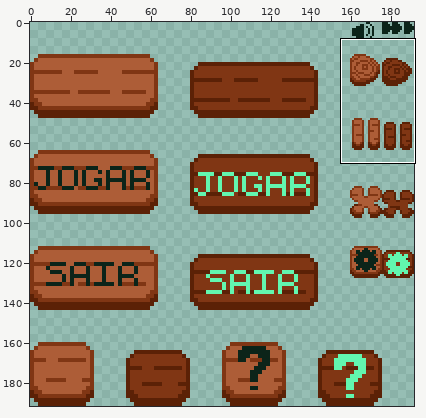
Pixel-art file: Aseprite/UI/Buttons.aseprite. The first picture is a wide view before the edit; the outline marks the close-up.
Close-up. Before the edit:
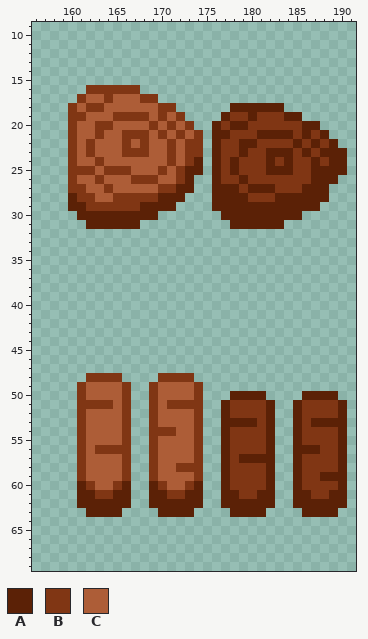
192x192 pixels, 1 frame. Shown: x 156..191, y 9..69. The commit also changed other parts of the picture, which this record leaves out.
Palette (. is transparent): A #5b2106  B #803614  C #ad5d37
Pixels before, first column x 160:
16 ..BBBBBB.......................
17 .BCCBCCCBB.....................
18 BCBBCCCCCCBB......AAAAAA.......
19 BBCCCBBBBCBCB....ABBABBBAA.....
20 BCCBBCCCCBCBCB..ABAABBBBBBAA...
21 BCCBCCBBBCBCBCB.AABBBAAAABABA..
22 BCBCCCBCBCCBCBB.ABBAABBBBABABA.
23 BCBCCCBBBCCBCBB.ABBABBAAABABAAA
24 BCCBCCCCCCCBCBA.ABABBBABABBABAA
25 BBBCBBBCCCBCBAA.ABABBBAAABBAAAA
26 BCCBCCCBBBCCBA..ABBABBBBBBBAAA.
27 BBCCBCCCCCBBAA..AAABAAABBBAAA..
28 ABBCCBBBBBAAA...AAAABBBAAAAAA..
29 AABBBBBBAAAA....AAAAAAAAAAAA...
30 .AAAAAAAAA.......AAAAAAAAA.....
31 ..AAAAAA..........AAAAAA.......
32 ...............................
33 ...............................
34 ...............................
35 ...............................
36 ...............................
37 ...............................
38 ...............................
39 ...............................
40 ...............................
41 ...............................
42 ...............................
43 ...............................
44 ...............................
45 ...............................
46 ...............................
47 ...............................
48 ..BBBB....BBBB.................
49 .BCCCCB..BCCCCB................
50 .BCCCCB..BCCCCB...AAAA....AAAA.
51 .BBBBCB..BCBBBB..ABBBBA..ABBBBA
52 .BCCCCB..BCCCCB..ABBBBA..ABBBBA
53 .BCCCCB..BCCCCB..AAAABA..ABAAAA
54 .BCCCCB..BBBCCB..ABBBBA..ABBBBA
55 .BCCCCB..BCCCCB..ABBBBA..ABBBBA
56 .BCBBBB..BCCCCB..ABBBBA..AAABBA
57 .BCCCCB..BCCCCB..ABAAAA..ABBBBA
58 .BCCCCB..BCCBBB..ABBBBA..ABBBBA
59 .BCCCCB..BCCCCB..ABBBBA..ABBAAA
60 .ABCCBA..ABCCBA..ABBBBA..ABBBBA
61 .AABBAA..AABBAA..AABBAA..AABBAA
62 .AAAAAA..AAAAAA..AAAAAA..AAAAAA
63 ..AAAA....AAAA....AAAA....AAAA.
After:
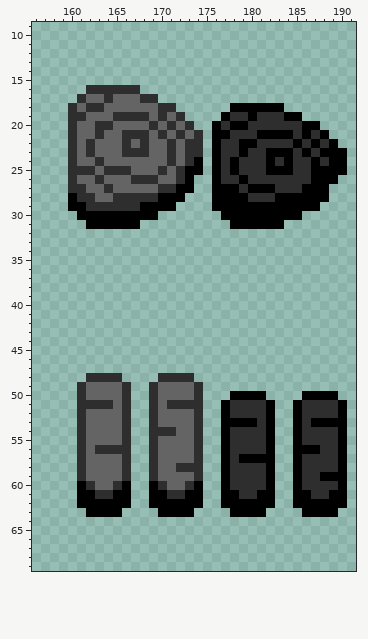
Change:
colour A: #5b2106 -> #000000
colour B: #803614 -> #2e2e2e
colour C: #ad5d37 -> #646464
Pixel boxes of the changes (left, top, right, bottom) in both close-ups:
changed: (68, 85, 347, 229)
changed: (77, 373, 347, 517)
